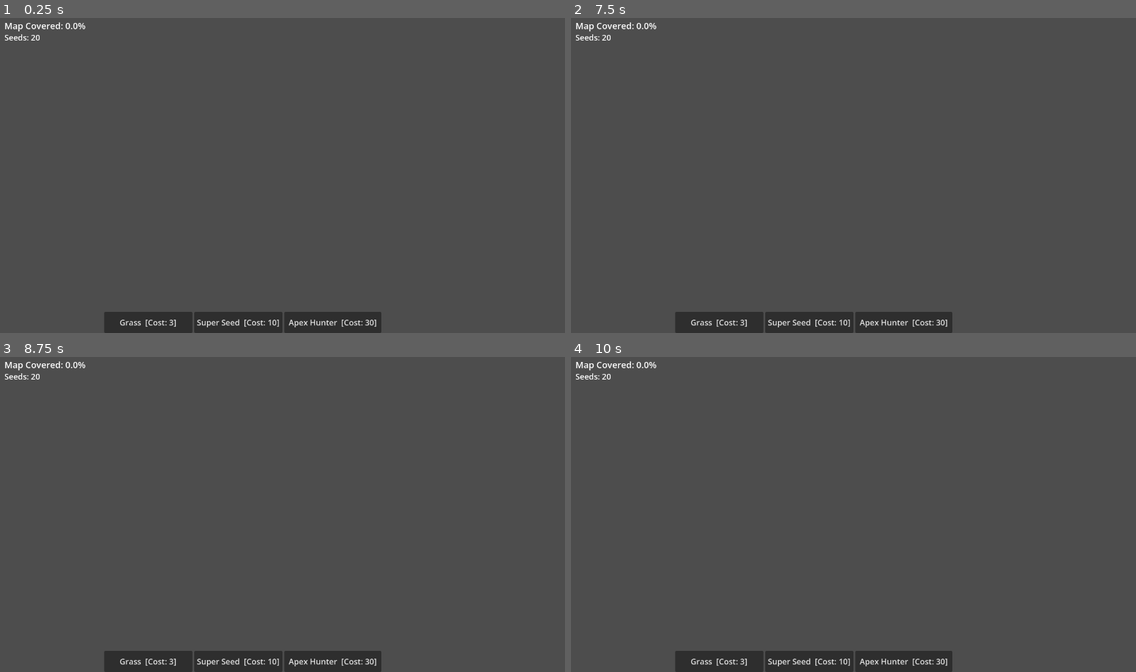
Above: before the commit, frames 1-4 (two rows, left to right).
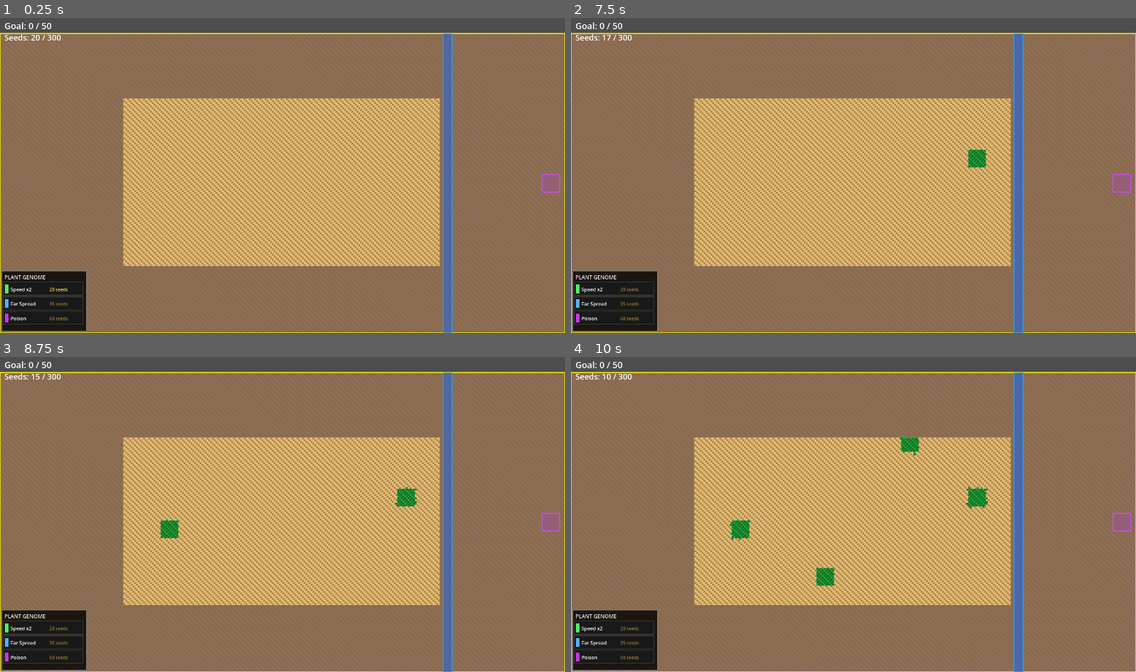
Above: after the commit, the same moments.

Repository: mamo1016/ecosystem-game
Game: Godot game, scene res://world.tscn
Same seed, same stepped clock (60 frames per second), same inputs: the game is played once before the commit and once after it.
Inputs (mouse positions are in pixels of both pictures, inside the frame that each line leads up to):
- Up to frame 1 (0.25 s): no input
- Up to frame 2 (7.5 s): click (717, 323) at 0.5 s, where only the run before the commit has a clickable "Grass [Cost: 3]"; click (808, 323) at 1.25 s, where only the run before the commit has a clickable "Super Seed [Cost: 10]"; click (904, 323) at 2 s, where only the run before the commit has a clickable "Apex Hunter [Cost: 30]"; click (717, 323) at 2.75 s, where only the run before the commit has a clickable "Grass [Cost: 3]"; click (808, 323) at 3.5 s, where only the run before the commit has a clickable "Super Seed [Cost: 10]"; click (904, 323) at 4.25 s, where only the run before the commit has a clickable "Apex Hunter [Cost: 30]"; click (717, 323) at 5 s, where only the run before the commit has a clickable "Grass [Cost: 3]"; click (808, 323) at 5.75 s, where only the run before the commit has a clickable "Super Seed [Cost: 10]"; click (904, 323) at 6.5 s, where only the run before the commit has a clickable "Apex Hunter [Cost: 30]"; tap Enter at 7.25 s; move the mouse to (977, 159) at 7.27 s; click (977, 159) at 7.42 s
- Up to frame 3 (8.75 s): tap Space at 8 s; move the mouse to (169, 530) at 8.02 s; click (169, 530) at 8.17 s
- Up to frame 4 (10 s): tap Enter at 8.75 s; move the mouse to (910, 445) at 8.77 s; click (910, 445) at 8.92 s; tap Space at 9.5 s; move the mouse to (825, 577) at 9.52 s; click (825, 577) at 9.67 s

The runs differ from the first frame. In frame 1, 95% of the frame differs, in the area x 0-100%, y 1-100%; in frame 2, 95%; in frame 3, 95%; in frame 4, 95%.
Error before the commit: Parse Error: Identifier "items" not declared in the current scope. (res://world.gd:426)

Commit message:
Fix items identifier error and type inference in _is_on_edge

Diff:
--- a/world.gd
+++ b/world.gd
@@ -423,7 +423,6 @@
 
 func set_tile(pos: Vector2i, id: int) -> void:
 	if pos.x < 0 or pos.x >= MAP_WIDTH or pos.y < 0 or pos.y >= MAP_HEIGHT: return
-	var old_id = items[pos.x][pos.y] if "items" in self else grid[pos.x][pos.y] # fallback to grid
 	grid[pos.x][pos.y] = id
 	if id == MATURE:
 		plants_this_tick += 1
@@ -442,7 +441,7 @@
 func _is_on_edge(pos: Vector2i) -> bool:
 	if not mature_set.has(pos): return false
 	for d in DIRS:
-		var n := pos + d
+		var n: Vector2i = pos + d
 		if get_tile(n) == EMPTY and not _in_river(n):
 			return true
 	return false
